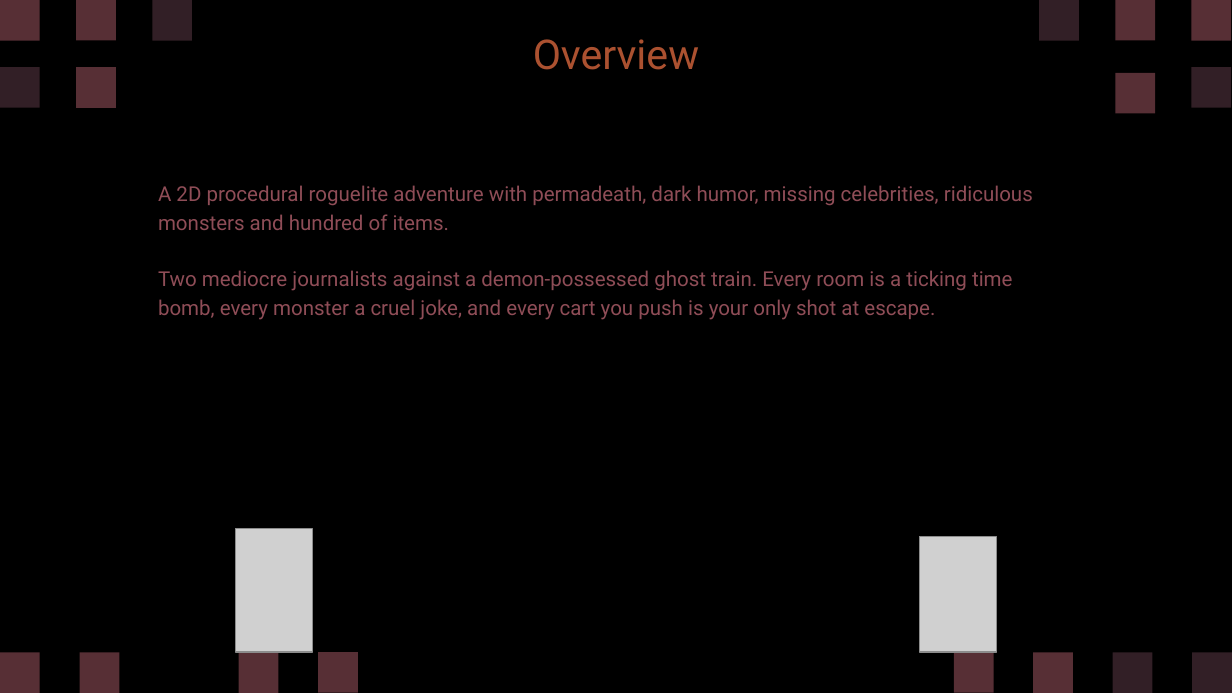
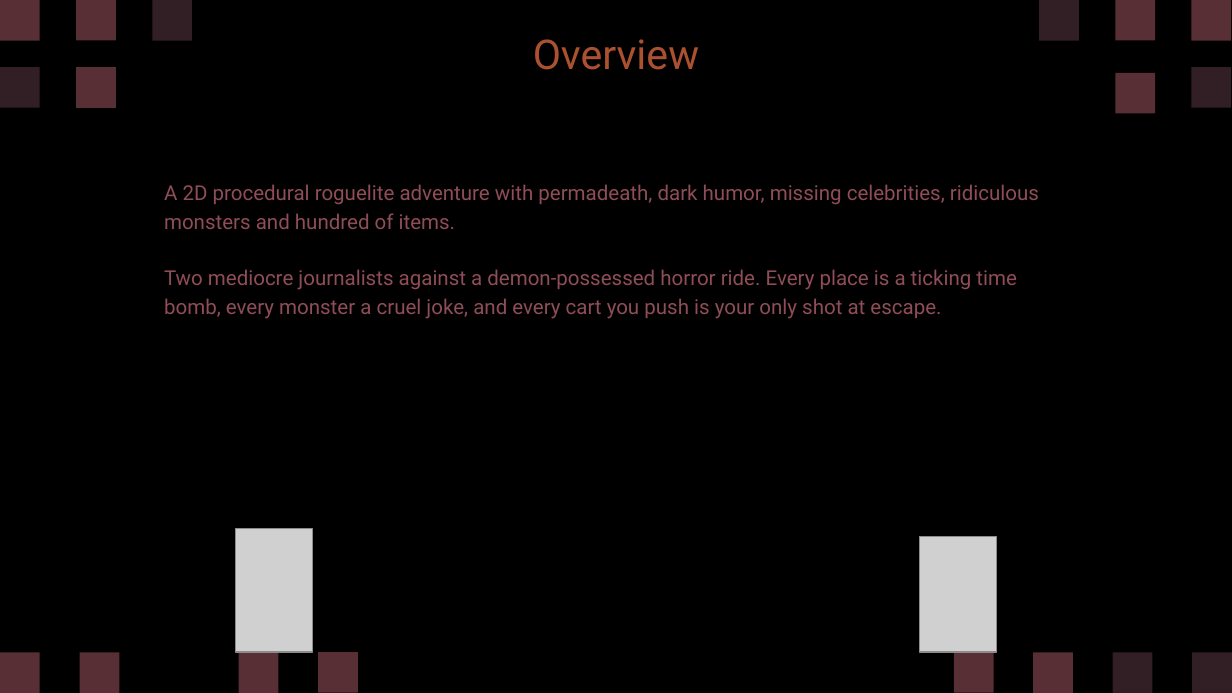
Before and after one commit to diegohcanepa/Remizione, a slide deck: slide 2 of Pitch Deck.pptx. Drawn at 1232x693 pixels with LibreOffice and Linux fonts; fonts in the diff are those of the drawing; grey boxes stand for pictures. Boxes give left, top, right and bottom in pixels: in the first picture for what was removed or moved away, otherwise in the second. Text is boxed around its words. In the diff, an @@ line names an element or a change of style, - is before the commit and + after.

```diff
--- a/Pitch Deck.pptx
+++ b/Pitch Deck.pptx
@@ subtitle at <box>164,269,1017,319</box>: text changed @@
-Two mediocre journalists against a demon-possessed ghost train. Every room is a ticking time bomb, every monster a cruel joke, and every cart you push is your only shot at escape.
+Two mediocre journalists against a demon-possessed horror ride. Every place is a ticking time bomb, every monster a cruel joke, and every cart you push is your only shot at escape.
```
Also in this commit, not shown: 10 other slides changed, 5 slides added.
